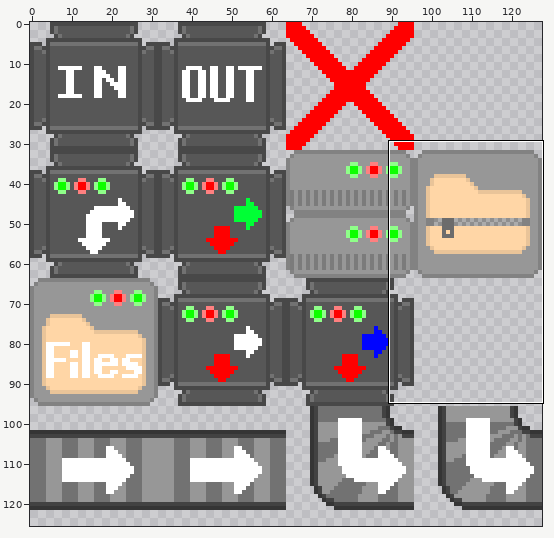
One commit to this sprite sheet: assets/tiles/tiles.png. The first picture is a wide view before the edit; the outline marks the close-up.
Close-up. As it was:
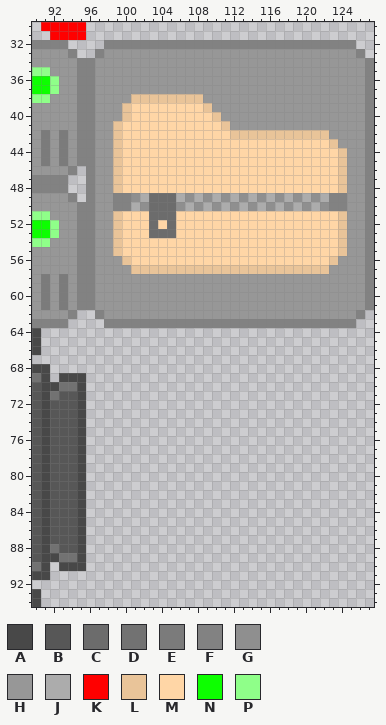
The file is 128x128 pixels. Colours within 5 levels of each other are drawn and written as one. Shown: x 90..127, y 30..94. The wide view leaves out empty margins.
Palette (. is transparent): A #484848  B #575757  C #6c6c6c  D #727272  E #7b7b7b  F #828282  G #8f8f8f  H #979797  J #acacac  K #ff0000  L #e9c499  M #ffd6a6  N #0dff00  P #8fff89
Pixels before (only the part around the change), first column x 90:
30 .KKKKK................................
31 ..KKKK................................
32 FFFF....FFFFFFFFFFFFFFFFFFFFFFFFFFFF..
33 HHHHF..FHHHHHHHHHHHHHHHHHHHHHHHHHHHHF.
34 HHHHHFFHHHHHHHHHHHHHHHHHHHHHHHHHHHHHHF
35 PPHHHFFHHHHHHHHHHHHHHHHHHHHHHHHHHHHHHF
36 NNPHHFFHHHHHHHHHHHHHHHHHHHHHHHHHHHHHHF
37 NNPHHFFHHHHHHHHHHHHHHHHHHHHHHHHHHHHHHF
38 PPHHHFFHHHHLLLLLLLLHHHHHHHHHHHHHHHHHHF
39 HHHHHFFHHHLMMMMMMMMLHHHHHHHHHHHHHHHHHF
40 HHHHHFFHHHLMMMMMMMMMLHHHHHHHHHHHHHHHHF
41 HHHHHFFHHLMMMMMMMMMMMLHHHHHHHHHHHHHHHF
42 HEHEHFFHHLMMMMMMMMMMMMLLLLLLLLLLLHHHHF
43 HEHEHFFHHLMMMMMMMMMMMMMMMMMMMMMMMLHHHF
44 HEHEHFFHHLMMMMMMMMMMMMMMMMMMMMMMMMLHHF
45 HEHEHFFHHLMMMMMMMMMMMMMMMMMMMMMMMMLHHF
46 HHHHF.FHHLMMMMMMMMMMMMMMMMMMMMMMMMLHHF
47 FFFF..FHHLMMMMMMMMMMMMMMMMMMMMMMMMLHHF
48 FFFF..FHHLMMMMMMMMMMMMMMMMMMMMMMMMLHHF
49 HHHHF.FHHFFGJCCCJGJGJGJGJGJGJGJGJFFHHF
50 HHHHHFFHHFFJGCCCGJGJGJGJGJGJGJGJGFFHHF
51 PPHHHFFHHLMMMCCCMMMMMMMMMMMMMMMMMMLHHF
52 NNPHHFFHHLMMMCMCMMMMMMMMMMMMMMMMMMLHHF
53 NNPHHFFHHLMMMCCCMMMMMMMMMMMMMMMMMMLHHF
54 PPHHHFFHHLMMMMMMMMMMMMMMMMMMMMMMMMLHHF
55 HHHHHFFHHLMMMMMMMMMMMMMMMMMMMMMMMMLHHF
56 HHHHHFFHHHLMMMMMMMMMMMMMMMMMMMMMMLHHHF
57 HHHHHFFHHHHLLLLLLLLLLLLLLLLLLLLLLHHHHF
58 HEHEHFFHHHHHHHHHHHHHHHHHHHHHHHHHHHHHHF
59 HEHEHFFHHHHHHHHHHHHHHHHHHHHHHHHHHHHHHF
60 HEHEHFFHHHHHHHHHHHHHHHHHHHHHHHHHHHHHHF
61 HEHEHFFHHHHHHHHHHHHHHHHHHHHHHHHHHHHHHF
62 HHHHF..FHHHHHHHHHHHHHHHHHHHHHHHHHHHHF.
63 FFFF....FFFFFFFFFFFFFFFFFFFFFFFFFFFF..
64 A.....................................
65 A.....................................
66 A.....................................
67 ......................................
68 AA....................................
69 DA.AAA................................
70 BAADDA................................
71 BADBBA................................
72 BABBBA................................
73 BABBBA................................
74 BABBBA................................
75 BABBBA................................
76 BABBBA................................
77 BABBBA................................
78 BABBBA................................
79 BABBBA................................
80 BABBBA................................
81 BABBBA................................
82 BABBBA................................
83 BABBBA................................
84 BABBBA................................
85 BABBBA................................
86 BABBBA................................
87 BABBBA................................
88 BADBBA................................
89 BAADDA................................
90 DA.AAA................................
91 AA....................................
92 ......................................
93 A.....................................
94 A.....................................
The same view after the edit:
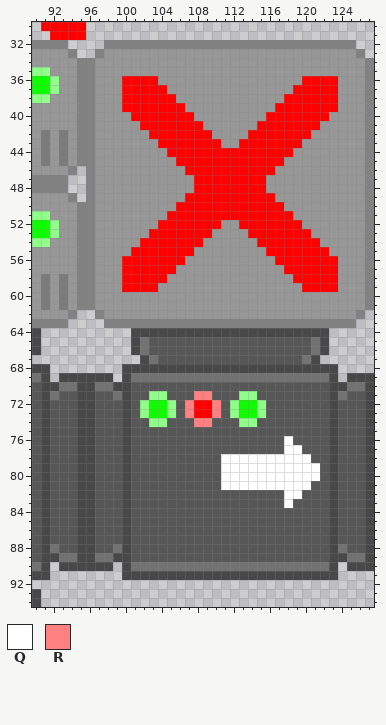
Colours new in this view: Q #ffffff  R #ff8080
Diff:
Changed rows in their new state; - is an unchanged pixel.
first column x 99:
36 -KKKK----------------KKKK-
37 -KKKKK--------------KKKKK-
38 -KKKKKKHHH---------KKKKKK-
39 -KKKKKKKHHH-------KKKKKKK-
40 -HKKKKKKKHHH-----KKKKKKK--
41 HHHKKKKKKKHHH---KKKKKKK---
42 HHHHKKKKKKKHHHHKKKKKKKHH--
43 HHHHHKKKKKKKHHKKKKKKKHHHH-
44 HHHHHHKKKKKKKKKKKKKKHHHHHH
45 HHHHHHHKKKKKKKKKKKKHHHHHHH
46 HHHHHHHHKKKKKKKKKKHHHHHHHH
47 HHHHHHHHHKKKKKKKKHHHHHHHHH
48 HHHHHHHHHKKKKKKKKHHHHHHHHH
49 HHHHHHHHKKKKKKKKKKHHHHHHHH
50 HHHHHHHKKKKKKKKKKKKHHHHHHH
51 HHHHHHKKKKKKKKKKKKKKHHHHHH
52 HHHHHKKKKKKKHHKKKKKKKHHHHH
53 HHHHKKKKKKKHHHHKKKKKKKHHHH
54 HHHKKKKKKKHHHHHHKKKKKKKHHH
55 HHKKKKKKKHHHHHHHHKKKKKKKHH
56 -KKKKKKKHHHHHHHHHHKKKKKKK-
57 -KKKKKKHHHHHHHHHHHHKKKKKK-
58 -KKKKK--------------KKKKK-
59 -KKKK----------------KKKK-
first column x 96:
64 -----AAAAAAAAAAAAAAAAAAAAAA-----
65 -----ADBBBBBBBBBBBBBBBBBBDA-----
66 -----ADBBBBBBBBBBBBBBBBBBDA-----
67 ------ADBBBBBBBBBBBBBBBBDA------
68 ----AAAAAAAAAAAAAAAAAAAAAAAA----
69 AAA-ADDDDDDDDDDDDDDDDDDDDDDA-AAA
70 ADDAABBBBBBBBBBBBBBBBBBBBBBAADDA
71 ABBDABBPPBBBRRBBBPPBBBBBBBBADBBA
72 ABBBABPNNPBRKKRBPNNPBBBBBBBABBBA
73 ABBBABPNNPBRKKRBPNNPBBBBBBBABBBA
74 ABBBABBPPBBBRRBBBPPBBBBBBBBABBBA
75 ABBBABBBBBBBBBBBBBBBBBBBBBBABBBA
76 ABBBABBBBBBBBBBBBBBBBBQBBBBABBBA
77 ABBBABBBBBBBBBBBBBBBBBQQBBBABBBA
78 ABBBABBBBBBBBBBQQQQQQQQQQBBABBBA
79 ABBBABBBBBBBBBBQQQQQQQQQQQBABBBA
80 ABBBABBBBBBBBBBQQQQQQQQQQQBABBBA
81 ABBBABBBBBBBBBBQQQQQQQQQQBBABBBA
82 ABBBABBBBBBBBBBBBBBBBBQQBBBABBBA
83 ABBBABBBBBBBBBBBBBBBBBQBBBBABBBA
84 ABBBABBBBBBBBBBBBBBBBBBBBBBABBBA
85 ABBBABBBBBBBBBBBBBBBBBBBBBBABBBA
86 ABBBABBBBBBBBBBBBBBBBBBBBBBABBBA
87 ABBBABBBBBBBBBBBBBBBBBBBBBBABBBA
88 ABBDABBBBBBBBBBBBBBBBBBBBBBADBBA
89 ADDAABBBBBBBBBBBBBBBBBBBBBBAADDA
90 AAA-ADDDDDDDDDDDDDDDDDDDDDDA-AAA
91 ----AAAAAAAAAAAAAAAAAAAAAAAA----
Changed places in both close-ups, as pixel boxes (x1, y1, x2, y2):
changed: (113, 76, 347, 292)
added: (86, 328, 374, 580)
